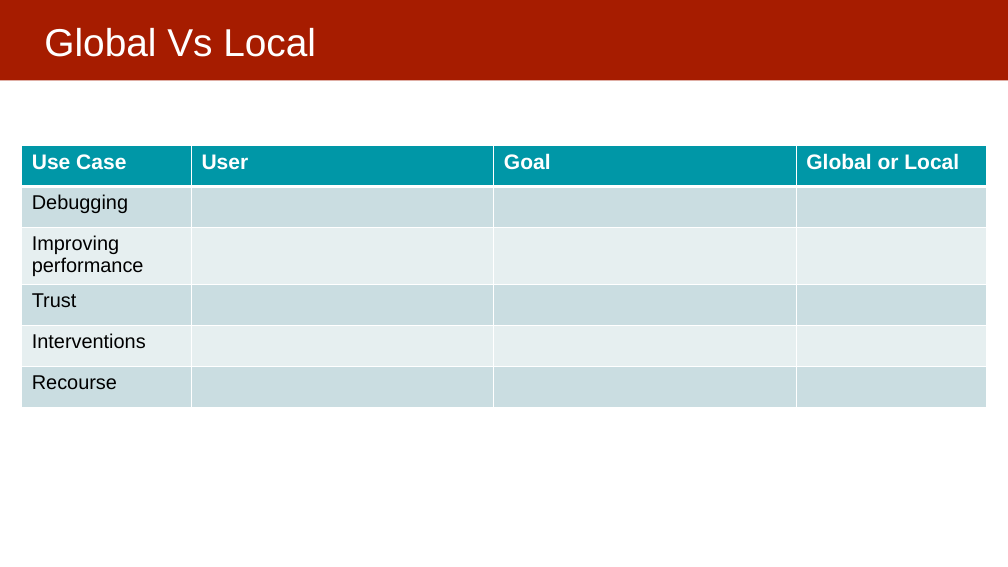
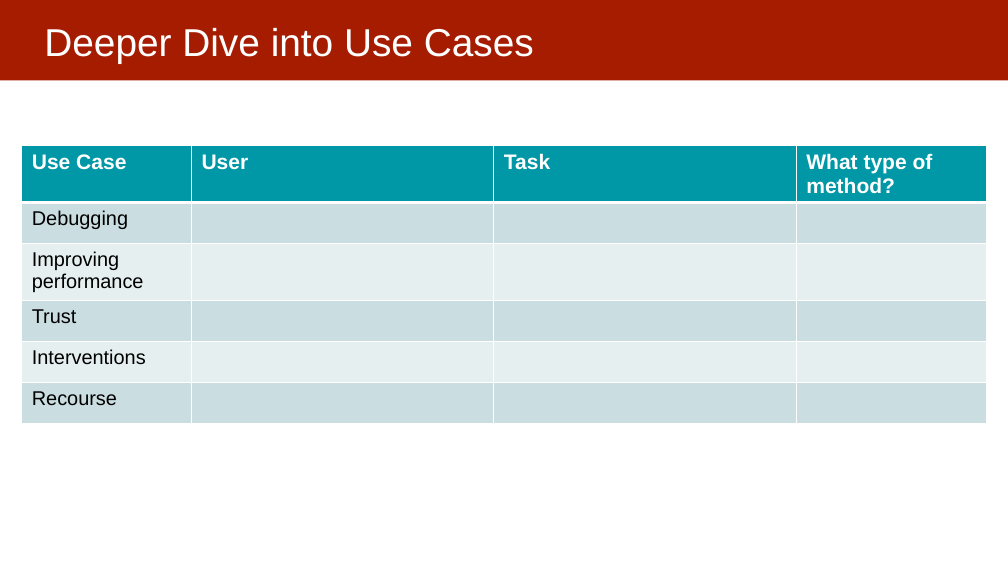
Before and after one commit to dssg/MLinPractice, a slide deck: slide 8 of Lectures/Lecture13-InterpretabilityOverview.pptx (slide 7 before the commit). Drawn at 1008x567 pixels with LibreOffice and Linux fonts; fonts in the diff are those of the drawing. Boxes give left, top, right and bottom in pixels: in the first picture for what was removed or moved away, otherwise in the second. Text is boxed around its words. In the diff, an @@ line names an element or a change of style, - is before the commit and + after.

```diff
--- a/Lectures/Lecture13-InterpretabilityOverview.pptx
+++ b/Lectures/Lecture13-InterpretabilityOverview.pptx
@@ title at bbox=[44, 28, 534, 63]: text changed @@
-Global Vs Local
+Deeper Dive into Use Cases
@@ table at bbox=[22, 146, 987, 428] @@
-row 1, column 3: Goal
+row 1, column 3: Task
-row 1, column 4: Global or Local
+row 1, column 4: What type of method?
```
Also in this commit, not shown: 4 other slides changed, 1 slide added.
